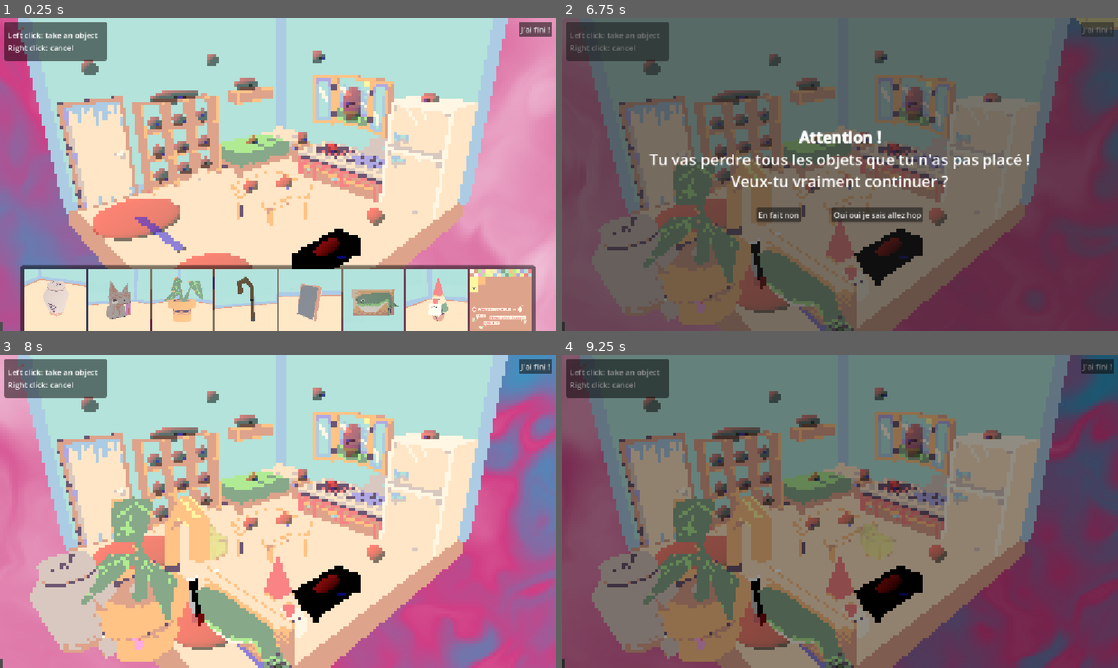
Above: before the commit, frames 1-4 (two rows, left to right).
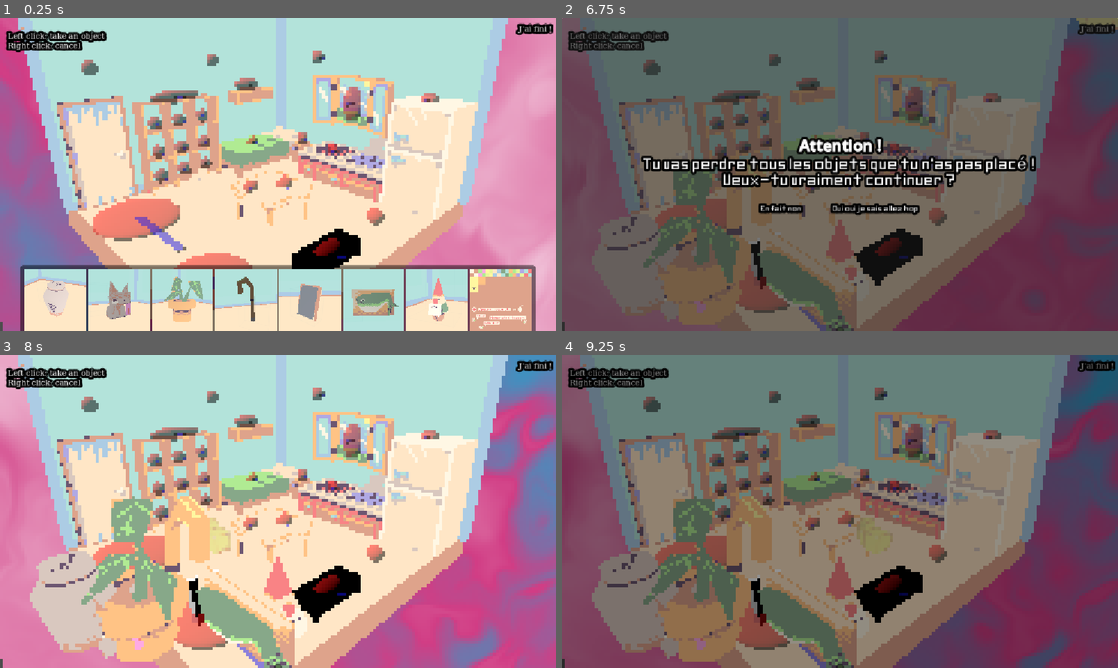
Above: after the commit, the same moments.

Repository: TotoEnF5/enjam-2026
Game: Godot game, scene res://scenes/house.tscn
The game is run twice, just before and just after one commit, with the same random seed, the same clock (stepped at 60 frames per second) and the same inputs. This scene is started directly instead of the project's main scene.
Inputs (mouse positions are in pixels of both pictures, inside the frame that each line leads up to):
- Up to frame 1 (0.25 s): no input
- Up to frame 2 (6.75 s): click (617, 299) at 0.52 s; click (650, 299) at 1.27 s; click (678, 299) at 2.02 s; click (712, 299) at 2.77 s; click (745, 299) at 3.52 s; click (778, 299) at 4.27 s; click (806, 299) at 5.02 s; click (840, 299) at 5.75 s; click "J'ai fini !" at 6.5 s
- Up to frame 3 (8 s): click "En fait non" at 7.25 s
- Up to frame 4 (9.25 s): click "J'ai fini !" at 8 s; click "Oui oui je sais allez hop" at 8.75 s

The runs differ from the first frame. In frame 1, 2.5% of the frame differs, in the area x 0-100%, y 1-14%; in frame 2, 9.2%, in the area x 0-100%, y 1-66%; in frame 3, 2.7%; in frame 4, 2.5%.

Commit message:
HUD update with fonts

Diff:
--- a/scenes/Main_menu.tscn
+++ b/scenes/Main_menu.tscn
@@ -388,7 +388,17 @@
 }
 
 [sub_resource type="StyleBoxFlat" id="StyleBoxFlat_gq8w2"]
-bg_color = Color(0.24882069, 0.2115818, 0.34590575, 1)
+bg_color = Color(0.2500172, 0.219131, 0.30773312, 1)
+
+[sub_resource type="StyleBoxEmpty" id="StyleBoxEmpty_m5x4w"]
+
+[sub_resource type="StyleBoxEmpty" id="StyleBoxEmpty_xkoo8"]
+
+[sub_resource type="StyleBoxEmpty" id="StyleBoxEmpty_k7amj"]
+
+[sub_resource type="StyleBoxEmpty" id="StyleBoxEmpty_0mtrp"]
+
+[sub_resource type="StyleBoxEmpty" id="StyleBoxEmpty_tpbep"]
 
 [node name="MainMenu" type="Control" unique_id=1801828032 node_paths=PackedStringArray("anim")]
 layout_mode = 3
@@ -513,6 +523,16 @@
 grow_vertical = 2
 theme_override_styles/panel = SubResource("StyleBoxFlat_gq8w2")
 
+[node name="ColorRect" type="ColorRect" parent="Credits" unique_id=1422373885]
+layout_mode = 0
+offset_left = 20.0
+offset_top = 20.0
+offset_right = 280.0
+offset_bottom = 380.0
+grow_horizontal = 2
+grow_vertical = 2
+color = Color(0.58030033, 0.58919317, 0.68836343, 1)
+
 [node name="MarginContainer" type="MarginContainer" parent="Credits" unique_id=64171088]
 layout_mode = 1
 anchors_preset = 15
@@ -590,17 +610,37 @@
 text = "GD / Mana"
 
 [node name="Button" type="Button" parent="Credits" unique_id=1806188834]
+texture_filter = 1
 layout_mode = 1
 anchors_preset = 1
 anchor_left = 1.0
 anchor_right = 1.0
-offset_left = -50.0
-offset_top = 10.0
-offset_right = -10.0
-offset_bottom = 50.0
+offset_left = -49.00171
+offset_top = 13.0
+offset_right = -9.001709
+offset_bottom = 53.0
 grow_horizontal = 0
+theme_override_constants/outline_size = 20
+theme_override_fonts/font = ExtResource("3_3tmrh")
+theme_override_styles/normal = SubResource("StyleBoxEmpty_m5x4w")
+theme_override_styles/pressed = SubResource("StyleBoxEmpty_xkoo8")
+theme_override_styles/hover = SubResource("StyleBoxEmpty_k7amj")
+theme_override_styles/disabled = SubResource("StyleBoxEmpty_0mtrp")
+theme_override_styles/focus = SubResource("StyleBoxEmpty_tpbep")
 text = "X"
 expand_icon = true
+
+[node name="MarginContainer2" type="MarginContainer" parent="Credits" unique_id=1734080547]
+layout_mode = 1
+anchors_preset = 15
+anchor_right = 1.0
+anchor_bottom = 1.0
+grow_horizontal = 2
+grow_vertical = 2
+theme_override_constants/margin_left = 20
+theme_override_constants/margin_top = 20
+theme_override_constants/margin_right = 20
+theme_override_constants/margin_bottom = 20
 
 [node name="MeubleTiroir" parent="." unique_id=1800562585 instance=ExtResource("4_qtdab")]
 transform = Transform3D(0.8423618, 0, -0.53891236, 0, 1, 0, 0.53891236, 0, 0.8423618, -6.192812, -33.851448, -7.711992)
--- a/scenes/hud.tscn
+++ b/scenes/hud.tscn
@@ -1,18 +1,65 @@
 [gd_scene format=3 uid="uid://beye3r8f266w0"]
 
 [ext_resource type="Script" uid="uid://bai75n0da13v7" path="res://scripts/hud.gd" id="1_ahhtf"]
+[ext_resource type="FontFile" uid="uid://clgryhs50yo87" path="res://assets/Font/Modern Pixels.ttf" id="2_oo0fn"]
 
-[sub_resource type="StyleBoxFlat" id="StyleBoxFlat_ahhtf"]
-bg_color = Color(0, 0, 0, 0.5019608)
-border_color = Color(0, 0, 0, 0.5019608)
-corner_radius_top_left = 6
-corner_radius_top_right = 6
-corner_radius_bottom_right = 6
-corner_radius_bottom_left = 6
-expand_margin_left = 8.0
-expand_margin_top = 8.0
-expand_margin_right = 8.0
-expand_margin_bottom = 8.0
+[sub_resource type="StyleBoxEmpty" id="StyleBoxEmpty_6fi6k"]
+
+[sub_resource type="FontFile" id="FontFile_uo2fv"]
+cache/0/variation_coordinates = {}
+cache/0/face_index = 0
+cache/0/embolden = 0.0
+cache/0/transform = Transform2D(1, 0, 0, 1, 0, 0)
+cache/0/spacing_top = 0
+cache/0/spacing_bottom = 0
+cache/0/spacing_space = 0
+cache/0/spacing_glyph = 0
+cache/0/baseline_offset = 0.0
+cache/0/16/0/ascent = 0.0
+cache/0/16/0/descent = 0.0
+cache/0/16/0/underline_position = 0.0
+cache/0/16/0/underline_thickness = 0.0
+cache/0/16/0/scale = 1.0
+
+[sub_resource type="StyleBoxEmpty" id="StyleBoxEmpty_hd3ao"]
+
+[sub_resource type="FontFile" id="FontFile_ahhtf"]
+cache/0/variation_coordinates = {}
+cache/0/face_index = 0
+cache/0/embolden = 0.0
+cache/0/transform = Transform2D(1, 0, 0, 1, 0, 0)
+cache/0/spacing_top = 0
+cache/0/spacing_bottom = 0
+cache/0/spacing_space = 0
+cache/0/spacing_glyph = 0
+cache/0/baseline_offset = 0.0
+cache/0/16/0/ascent = 0.0
+cache/0/16/0/descent = 0.0
+cache/0/16/0/underline_position = 0.0
+cache/0/16/0/underline_thickness = 0.0
+cache/0/16/0/scale = 1.0
+
+[sub_resource type="StyleBoxEmpty" id="StyleBoxEmpty_3tmrh"]
+
+[sub_resource type="StyleBoxEmpty" id="StyleBoxEmpty_cvwki"]
+
+[sub_resource type="StyleBoxEmpty" id="StyleBoxEmpty_2w1r8"]
+
+[sub_resource type="StyleBoxEmpty" id="StyleBoxEmpty_q4q5n"]
+
+[sub_resource type="StyleBoxEmpty" id="StyleBoxEmpty_m5x4w"]
+
+[sub_resource type="StyleBoxEmpty" id="StyleBoxEmpty_xkoo8"]
+
+[sub_resource type="StyleBoxEmpty" id="StyleBoxEmpty_oo0fn"]
+
+[sub_resource type="StyleBoxEmpty" id="StyleBoxEmpty_5ysmq"]
+
+[sub_resource type="StyleBoxEmpty" id="StyleBoxEmpty_uo2fv"]
+
+[sub_resource type="StyleBoxEmpty" id="StyleBoxEmpty_047uy"]
+
+[sub_resource type="StyleBoxEmpty" id="StyleBoxEmpty_5pdws"]
 
 [node name="HUD" type="Control" unique_id=928920586]
 layout_mode = 3
@@ -31,10 +78,13 @@
 offset_right = 214.0
 offset_bottom = 81.0
 mouse_filter = 2
-theme_override_styles/panel = SubResource("StyleBoxFlat_ahhtf")
+theme_override_styles/panel = SubResource("StyleBoxEmpty_6fi6k")
 
 [node name="Label" type="Label" parent="PanelContainer" unique_id=1161963905]
 layout_mode = 2
+theme_override_constants/outline_size = 20
+theme_override_fonts/font = SubResource("FontFile_uo2fv")
+theme_override_styles/focus = SubResource("StyleBoxEmpty_hd3ao")
 text = "Left click: take an object
 Right click: cancel"
 
@@ -48,6 +98,14 @@
 offset_right = -8.0
 offset_bottom = 39.0
 grow_horizontal = 0
+theme_override_constants/outline_size = 20
+theme_override_fonts/font = SubResource("FontFile_ahhtf")
+theme_override_styles/normal = SubResource("StyleBoxEmpty_3tmrh")
+theme_override_styles/pressed = SubResource("StyleBoxEmpty_cvwki")
+theme_override_styles/hover = SubResource("StyleBoxEmpty_2w1r8")
+theme_override_styles/hover_mirrored = SubResource("StyleBoxEmpty_q4q5n")
+theme_override_styles/disabled = SubResource("StyleBoxEmpty_m5x4w")
+theme_override_styles/focus = SubResource("StyleBoxEmpty_xkoo8")
 text = "J'ai fini !"
 
 [node name="PanelContainer2" type="PanelContainer" parent="." unique_id=289342694]
@@ -67,11 +125,15 @@
 
 [node name="RichTextLabel" type="RichTextLabel" parent="PanelContainer2/VBoxContainer" unique_id=1059607018]
 layout_mode = 2
+theme_override_constants/outline_size = 20
+theme_override_fonts/normal_font = ExtResource("2_oo0fn")
 theme_override_font_sizes/normal_font_size = 32
 theme_override_font_sizes/bold_font_size = 32
 theme_override_font_sizes/bold_italics_font_size = 32
 theme_override_font_sizes/italics_font_size = 32
 theme_override_font_sizes/mono_font_size = 32
+theme_override_styles/normal = SubResource("StyleBoxEmpty_oo0fn")
+theme_override_styles/focus = SubResource("StyleBoxEmpty_5ysmq")
 bbcode_enabled = true
 text = "[shake rate=20.0 level=5 connected=1][b]Attention ![/b][/shake]
 Tu vas perdre tous les objets que tu n'as pas placé !
@@ -86,10 +148,24 @@
 
 [node name="Non" type="Button" parent="PanelContainer2/VBoxContainer/HBoxContainer" unique_id=712716228]
 layout_mode = 2
+theme_override_constants/outline_size = 20
+theme_override_fonts/font = ExtResource("2_oo0fn")
+theme_override_styles/normal = SubResource("StyleBoxEmpty_oo0fn")
+theme_override_styles/pressed = SubResource("StyleBoxEmpty_uo2fv")
+theme_override_styles/hover = SubResource("StyleBoxEmpty_047uy")
+theme_override_styles/disabled = SubResource("StyleBoxEmpty_5pdws")
+theme_override_styles/focus = SubResource("StyleBoxEmpty_5ysmq")
 text = "En fait non"
 
 [node name="Oui" type="Button" parent="PanelContainer2/VBoxContainer/HBoxContainer" unique_id=1606044907]
 layout_mode = 2
+theme_override_constants/outline_size = 20
+theme_override_fonts/font = ExtResource("2_oo0fn")
+theme_override_styles/normal = SubResource("StyleBoxEmpty_oo0fn")
+theme_override_styles/pressed = SubResource("StyleBoxEmpty_uo2fv")
+theme_override_styles/hover = SubResource("StyleBoxEmpty_047uy")
+theme_override_styles/disabled = SubResource("StyleBoxEmpty_5pdws")
+theme_override_styles/focus = SubResource("StyleBoxEmpty_5ysmq")
 text = "Oui oui je sais allez hop"
 
 [connection signal="pressed" from="Fini" to="." method="_on_fini_pressed"]
